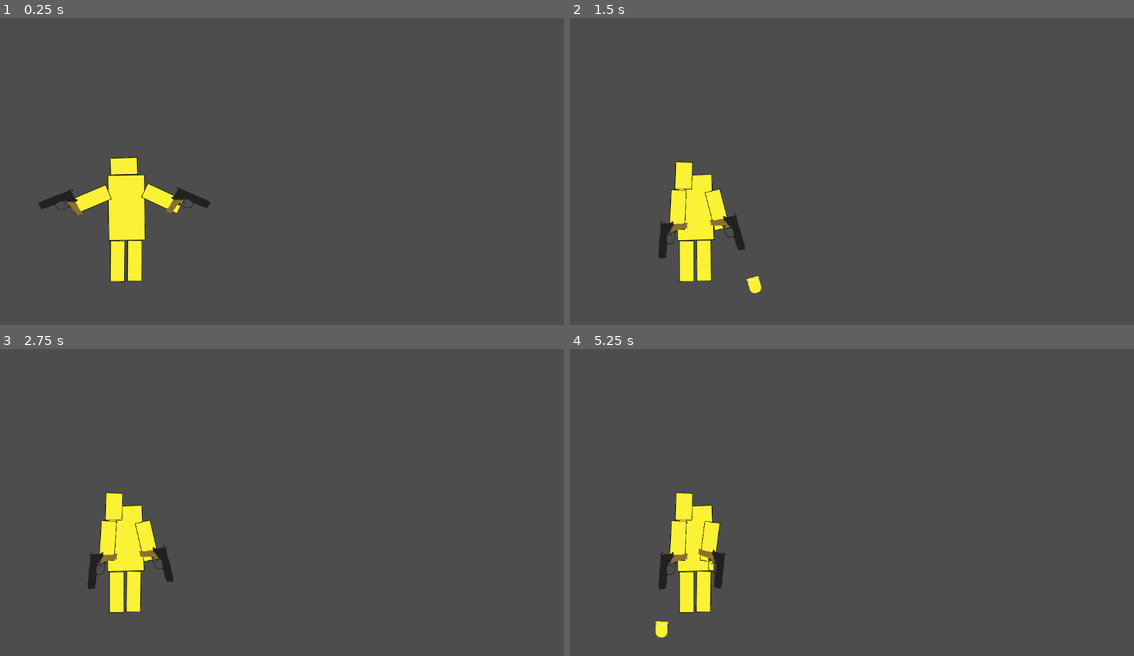
Above: before the commit, frames 1-4 (two rows, left to right).
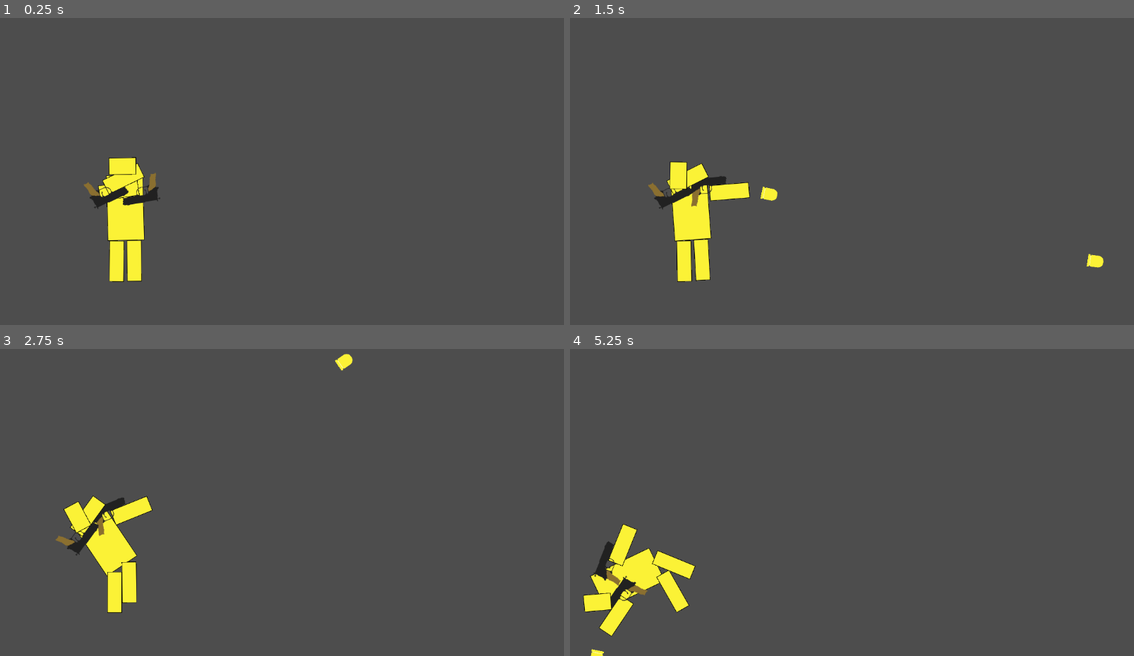
Above: after the commit, the same moments.

Repository: Jacob-Hawksley/Collision-Course
Game: Godot game, scene res://main.tscn
Same seed, same stepped clock (60 frames per second), same inputs: the game is played once before the commit and once after it.
Inputs (mouse positions are in pixels of both pictures, inside the frame that each line leads up to):
- Up to frame 1 (0.25 s): no input
- Up to frame 2 (1.5 s): tap Enter at 0.5 s; move the mouse to (976, 150) at 0.52 s; click (976, 150) at 0.6 s; move the mouse to (739, 183) at 1.27 s; right-click (739, 183) at 1.35 s
- Up to frame 3 (2.75 s): move the mouse to (338, 428) at 2.02 s; click (338, 428) at 2.1 s
- Up to frame 4 (5.25 s): move the mouse to (823, 560) at 2.77 s; right-click (823, 560) at 2.85 s; move the mouse to (1021, 545) at 3.52 s; click (1021, 545) at 3.6 s; move the mouse to (682, 450) at 4.27 s; right-click (682, 450) at 4.35 s; move the mouse to (880, 496) at 5.02 s; click (880, 496) at 5.1 s

The runs differ from the first frame. In frame 1, 1.8% of the frame differs, in the area x 6-38%, y 45-86%; in frame 2, 2.6%; in frame 3, 3.1%; in frame 4, 5.5%, in the area x 2-28%, y 46-100%.

Commit message:
Added rotating arms

Diff:
--- a/player_1.gd
+++ b/player_1.gd
@@ -5,7 +5,7 @@
 @onready var rightarm = $RArm
 const SPEED = 300.0
 const JUMP_VELOCITY = -400.0
-
+var event = null
 
 func _physics_process(delta: float) -> void:
 	# Add the gravity.
@@ -17,6 +17,8 @@
 		newleftweapon(Main.leftweapon1)
 	if not rightweaponactive:
 		newrightweapon(Main.rightweapon1)
+	leftarm.rotate(get_angle_to(get_viewport().get_mouse_position()) - 1.5708)
+	rightarm.rotate(get_angle_to(get_viewport().get_mouse_position()) - 1.5708)
 
 func newleftweapon(weapon):
 	leftweaponactive = true
--- a/player_1.tscn
+++ b/player_1.tscn
@@ -158,32 +158,32 @@
 sprite_frames = SubResource("SpriteFrames_u34kq")
 
 [node name="RArm" type="RigidBody2D" parent="."]
-position = Vector2(131, -44)
+position = Vector2(36, -39)
 collision_layer = 2
 collision_mask = 2
 
 [node name="CollisionShape2D" type="CollisionShape2D" parent="RArm"]
-position = Vector2(-56.5, 9)
+position = Vector2(40.5, 6)
 rotation = 1.5708
 scale = Vector2(2.16566, 2.64226)
 shape = SubResource("RectangleShape2D_1vtoj")
 
 [node name="AnimatedSprite2D" type="AnimatedSprite2D" parent="RArm"]
-position = Vector2(-54.5, 8)
+position = Vector2(42.5, 5)
 sprite_frames = SubResource("SpriteFrames_x4625")
 
 [node name="LArm" type="RigidBody2D" parent="."]
-position = Vector2(-142, -41)
+position = Vector2(-37, -40)
 collision_layer = 2
 collision_mask = 2
 
 [node name="CollisionShape2D" type="CollisionShape2D" parent="LArm"]
-position = Vector2(65.5, 7)
+position = Vector2(-38.5, 3)
 rotation = 1.5708
 shape = SubResource("RectangleShape2D_tenil")
 
 [node name="AnimatedSprite2D" type="AnimatedSprite2D" parent="LArm"]
-position = Vector2(63.5, 8)
+position = Vector2(-40.5, 4)
 sprite_frames = SubResource("SpriteFrames_l7vjq")
 
 [node name="Head" type="RigidBody2D" parent="."]
